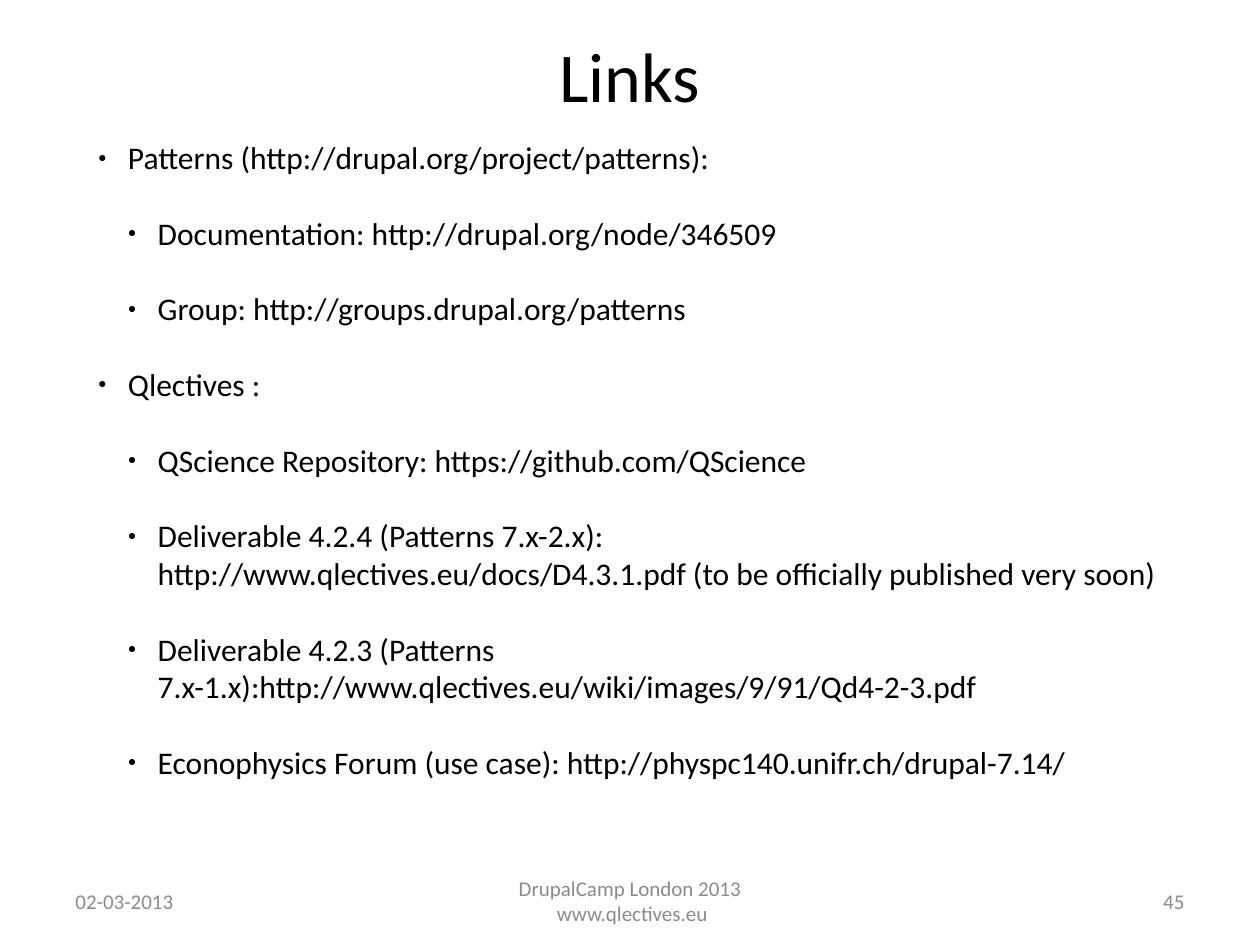
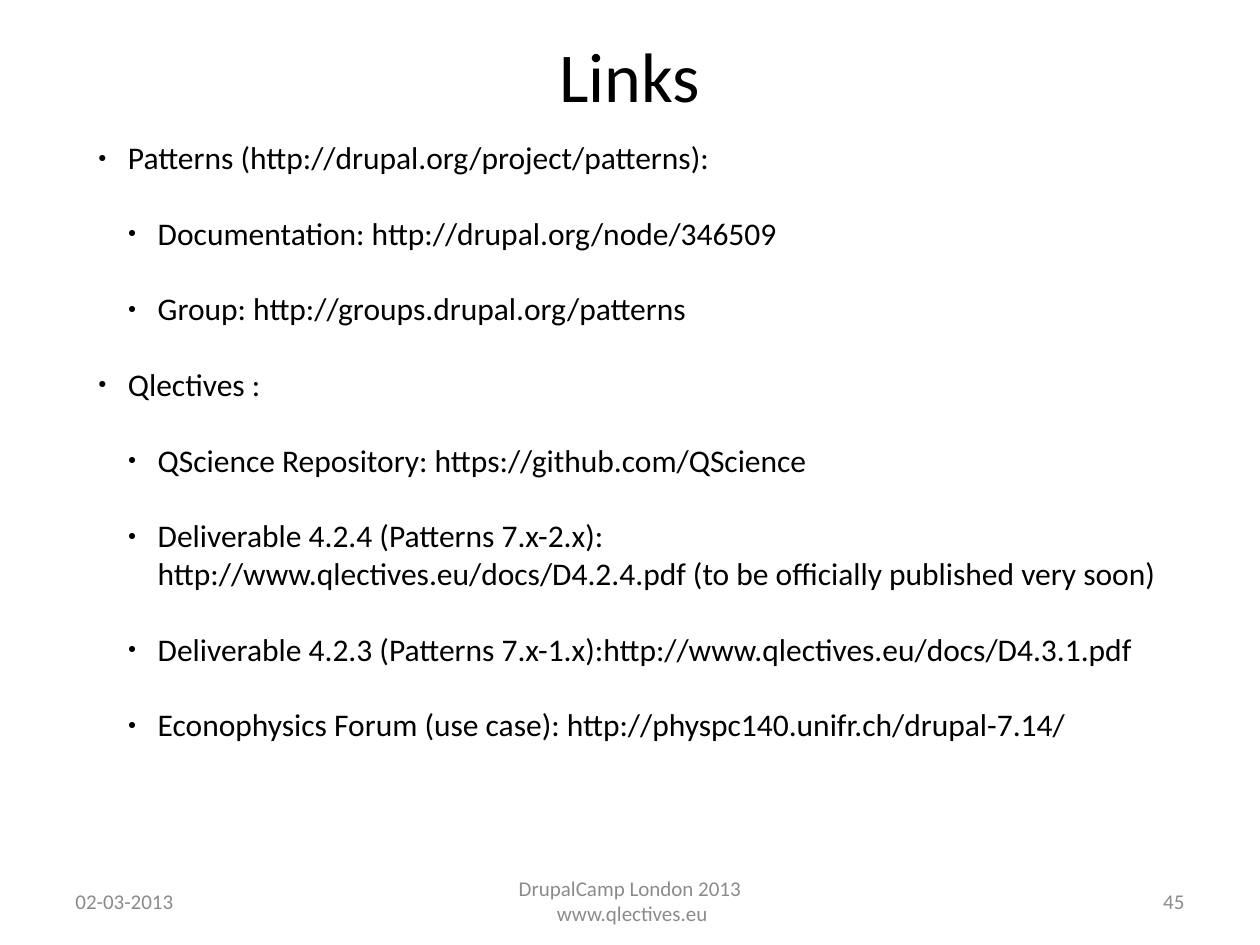
Before and after one commit to QScience/dc-slides, a slide deck: slide 45 of dclondon2013/patterns_dclondon2013.odp. Drawn at 1260x945 pixels with LibreOffice and Linux fonts; fonts in the diff are those of the drawing; background and template pictures are left out. Boxes give left, top, right and bottom in pixels: in the first picture for what was removed or moved away, otherwise in the second. Text is boxed around its words. In the diff, an @@ line names an element or a change of style, - is before the commit and + after.

```diff
--- a/dclondon2013/patterns_dclondon2013.odp
+++ b/dclondon2013/patterns_dclondon2013.odp
@@ text at (158, 524, 1155, 666): text changed @@
-  ● Deliverable 4.2.4 (Patterns 7.x-2.x):
-    http://www.qlectives.eu/docs/D4.3.1.pdf (to be officially published very soon)
-  ● Deliverable 4.2.3 (Patterns 7.x-1.x):http://www.qlectives.eu/wiki/images/9/91/Qd4-2-3.pdf
+  ● Deliverable 4.2.4 (Patterns 7.x-2.x):
+    http://www.qlectives.eu/docs/D4.2.4.pdf (to be officially published very soon)
+  ● Deliverable 4.2.3 (Patterns 7.x-1.x):http://www.qlectives.eu/docs/D4.3.1.pdf
```
Also in this commit, not shown: 1 other slide changed, 1 other file.
